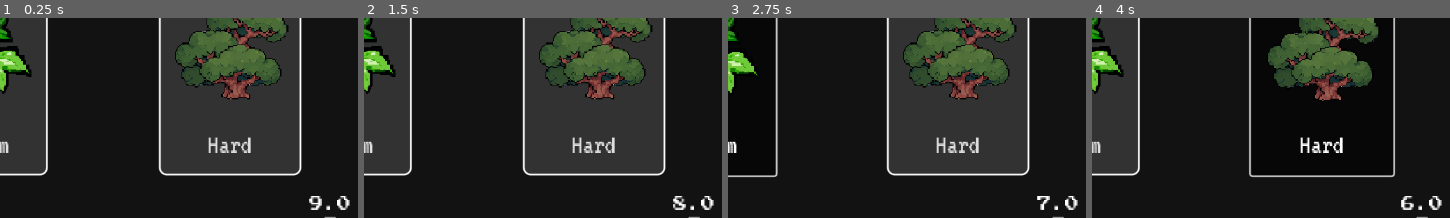
Above: before the commit, frames 1-4 (left to right).
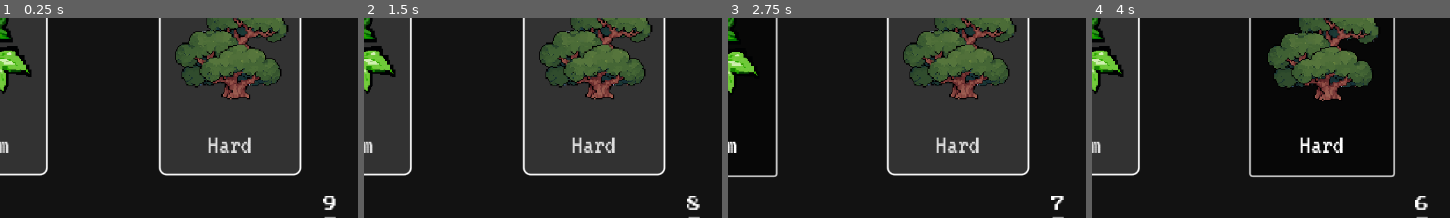
Above: after the commit, the same moments.

Repository: Rice-COMP-460-BB-Group/beatlaner-main
Game: Godot game, scene res://title/difficulty_selector.tscn
Two runs of this game, one before a commit and one after it. Both use one fixed random seed, a clock stepped at 60 frames per second and the inputs below. This scene is started directly instead of the project's main scene. Sound files missing from this copy of the repository are replaced by a short silence.
Inputs (mouse positions are % of the whole screen's width and height, from its top left):
- Up to frame 1 (0.25 s): no input
- Up to frame 2 (1.5 s): click "Easy" at 0.5 s; click "Easy" at 1.25 s
- Up to frame 3 (2.75 s): click "Medium" at 2 s
- Up to frame 4 (4 s): click "Hard" at 2.75 s; tap Enter at 3.5 s; move the mouse to (70, 41) at 3.52 s; hold W (move_up) from 3.53 s (still down); click (70, 41) at 3.6 s; tap Space at 3.77 s
The pictures show only the part of the screen within x 50-100%, y 37-87%; the shares and areas given below are measured in that part.

The runs differ from the first frame. In frame 1, 0.6% of the frame differs, in the area x 86-98%, y 89-96%; in frame 2, 0.6%; in frame 3, 0.4%; in frame 4, 0.5%.

Commit message:
Fix floating point issues

Diff:
--- a/player/player.gd
+++ b/player/player.gd
@@ -632,7 +632,7 @@
 
 			if foundAttack:
 				var floating_text = floating_text_scene.instantiate()
-				floating_text.text = str(round(damage + damage * falloff_curve()))
+				floating_text.text = str(int(round(damage + damage * falloff_curve())))
 				floating_text.critical = falloff_curve()
 				floating_text.rotation = deg_to_rad(randf_range(-10, 10))
 				$HUD/Stats/DamagePosition.add_child(floating_text)
--- a/title/difficulty_selector.gd
+++ b/title/difficulty_selector.gd
@@ -22,7 +22,7 @@
 
 # Called every frame. 'delta' is the elapsed time since the previous frame.
 func _process(delta: float) -> void:
-	$Timer/Label.text = str(floor($Timer/VoteTime.time_left))
+	$Timer/Label.text = str(int(floor($Timer/VoteTime.time_left)))
 	$Timer/TextureProgressBar.value = $Timer/VoteTime.time_left
 
 @rpc("call_local", "any_peer")
